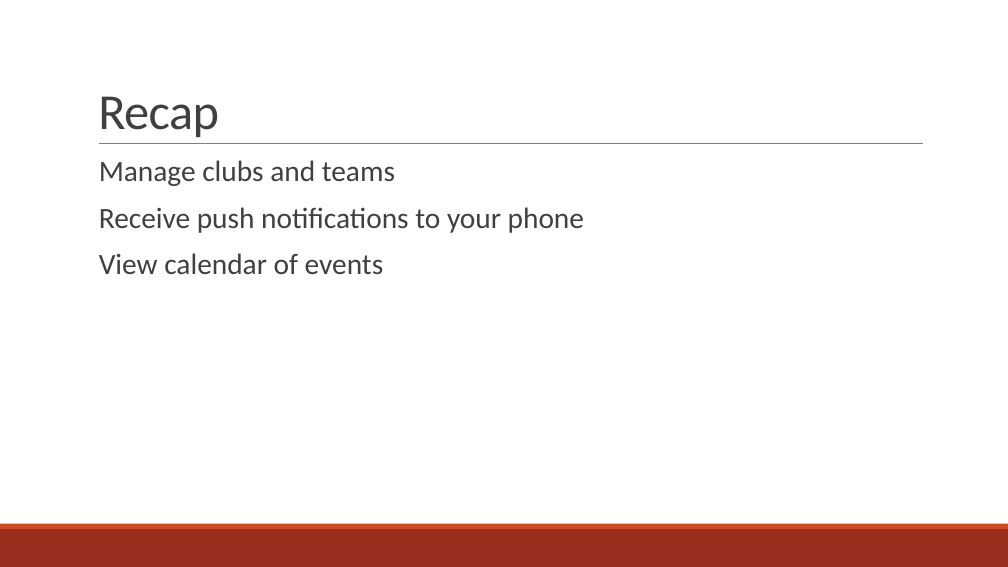
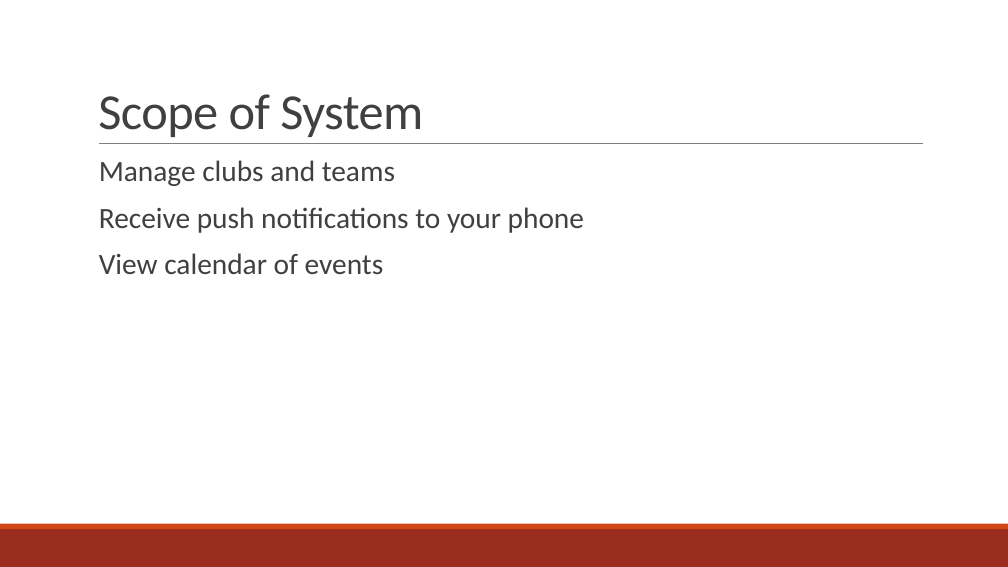
Before and after one commit to amgabriel45/CS495ClubStuff, a slide deck: slide 3 of Crimson Clubs (Design).pptx (slide 2 before the commit). Drawn at 1008x567 pixels with LibreOffice and Linux fonts; fonts in the diff are those of the drawing. Boxes give left, top, right and bottom in pixels: in the first picture for what was removed or moved away, otherwise in the second. Text is boxed around its words. In the diff, an @@ line names an element or a change of style, - is before the commit and + after.

Commit message:
Added Problem description and scope of system

```diff
--- a/Crimson Clubs (Design).pptx
+++ b/Crimson Clubs (Design).pptx
@@ title at [98,94,423,137]: text changed @@
-Recap
+Scope of System
```
Also in this commit, not shown: 1 slide added.
